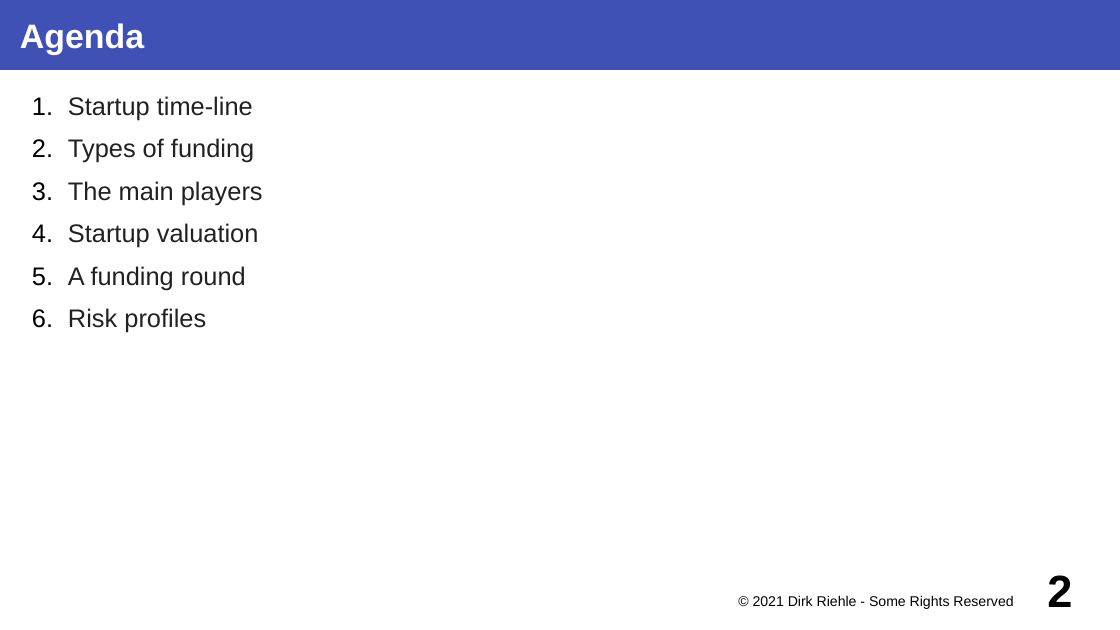
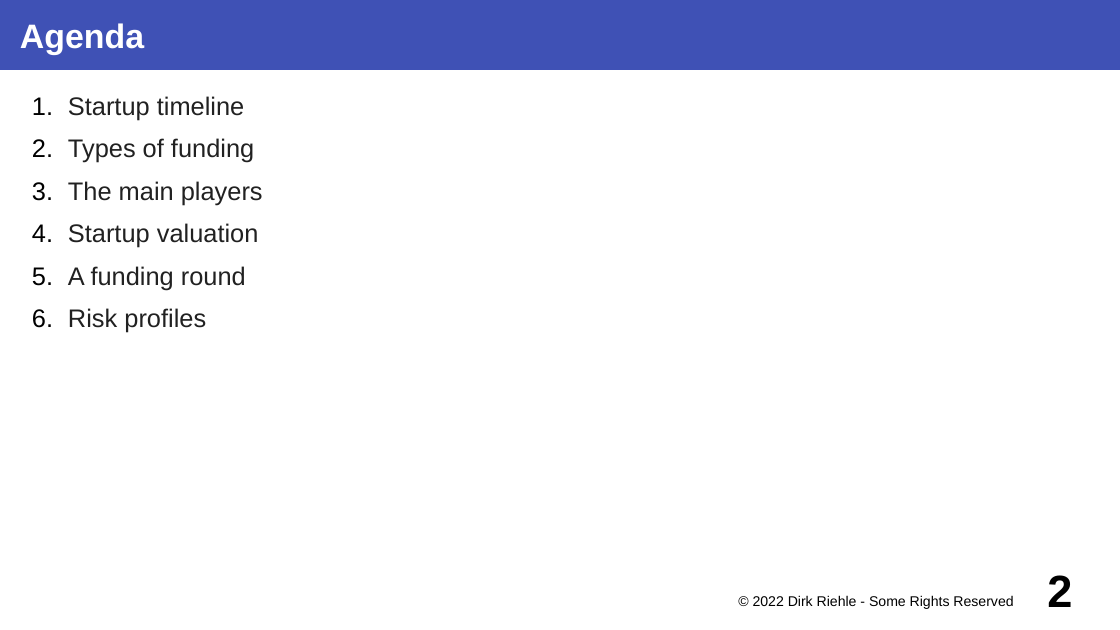
Before and after one commit to dirkriehle/coss-course, a slide deck: slide 2 of Lecture slides/COSS D04 - Startup Fundraising.odp. Drawn at 1120x630 pixels with LibreOffice and Linux fonts; fonts in the diff are those of the drawing. Boxes give left, top, right and bottom in pixels: in the first picture for what was removed or moved away, otherwise in the second. Text is boxed around its words. In the diff, an @@ line names an element or a change of style, - is before the commit and + after.

```diff
--- a/Lecture slides/COSS D04 - Startup Fundraising.odp
+++ b/Lecture slides/COSS D04 - Startup Fundraising.odp
@@ text at (68, 96, 244, 120): text changed @@
-1. Startup time-line
+1. Startup timeline
@@ text at (753, 595, 1013, 609): text changed @@
-© 2021 Dirk Riehle - Some Rights Reserved
+© 2022 Dirk Riehle - Some Rights Reserved
```
Also in this commit, not shown: 20 other slides changed, 8 other files.
